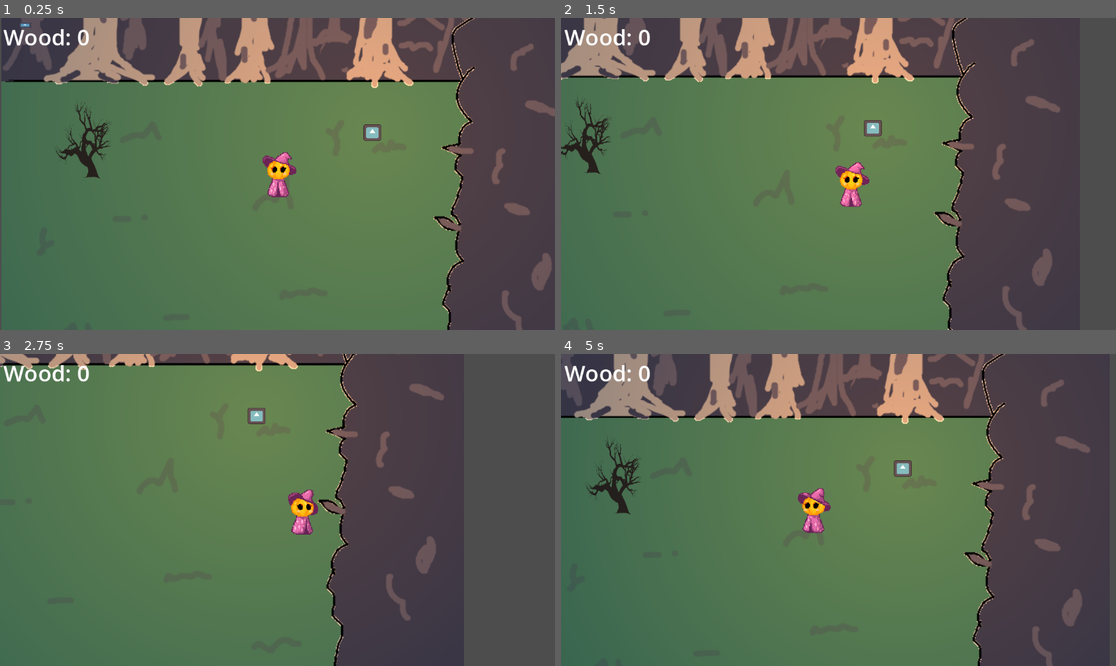
Above: before the commit, frames 1-4 (two rows, left to right).
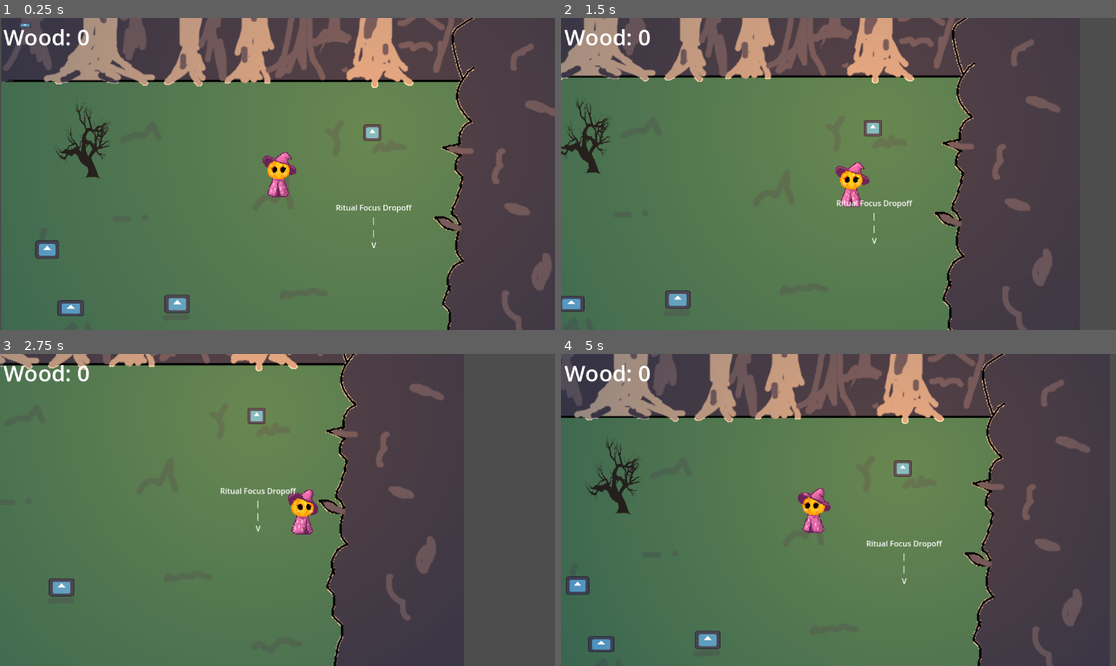
Above: after the commit, the same moments.

Repository: Gitguini/the-woods-are-watching
Game: Godot game, scene res://testMain.tscn
The game is run twice, just before and just after one commit, with the same random seed, the same clock (stepped at 60 frames per second) and the same inputs. The engine's default icon, where the game draws it, is replaced by a stand-in: a white triangle on a blue panel in a dark square.
Inputs:
- Up to frame 1 (0.25 s): no input
- Up to frame 2 (1.5 s): tap Enter at 0.5 s; hold D (move_right) 0.53-1.28 s; hold S (move_down) from 1.28 s (still down)
- Up to frame 3 (2.75 s): release S (move_down) at 2.03 s; hold D (move_right) from 2.03 s (still down)
- Up to frame 4 (5 s): release D (move_right) at 2.78 s; hold W (move_up) 2.78-3.53 s; hold Left (move_left) from 3.53 s (still down)

The runs differ from the first frame. In frame 1, 0.9% of the frame differs, in the area x 6-75%, y 59-96%; in frame 2, 0.7%; in frame 3, 0.5%; in frame 4, 0.9%, in the area x 0-69%, y 59-96%.

Commit message:
Prototyped Ritual Foci
Added a new scene type, "objective_collectible," and a set of arrays in Global for tracking which objectives are held and which have been "turned in." Also added an objective dropoff point scene, which transfers collectibles from Held to Collected and can theoretically be the "win the game" mechanism.

Diff:
--- a/TheWoodsAreWatching/Global.gd
+++ b/TheWoodsAreWatching/Global.gd
@@ -2,3 +2,6 @@
 
 var wood: int = 0
 signal wood_changed(new_wood)
+
+var heldObjectives = [0, 0, 0]
+var collectedObjectives = [0, 0, 0]
--- /dev/null
+++ b/TheWoodsAreWatching/objective_collectible.gd
@@ -0,0 +1,11 @@
+extends Area2D
+
+@export var Type = 0
+
+func _ready():
+	connect("body_entered", Callable(self, "_on_body_entered"))
+
+func _on_body_entered(body):
+	if body.name == "Player":
+		Global.heldObjectives[Type] = 1
+		queue_free()
--- /dev/null
+++ b/TheWoodsAreWatching/objective_collectible.tscn
@@ -0,0 +1,18 @@
+[gd_scene load_steps=4 format=3 uid="uid://cue2r6iw5wum6"]
+
+[ext_resource type="Script" uid="uid://dj0nhdobt0r58" path="res://objective_collectible.gd" id="1_44av5"]
+[ext_resource type="PackedScene" uid="uid://dqfrkriykhcw" path="res://world_item_manager.tscn" id="2_yerui"]
+
+[sub_resource type="CapsuleShape2D" id="CapsuleShape2D_8umoq"]
+radius = 8.0
+height = 36.87
+
+[node name="ObjectiveCollectible" type="Area2D"]
+script = ExtResource("1_44av5")
+
+[node name="WorldItemManager" parent="." instance=ExtResource("2_yerui")]
+
+[node name="CollisionShape2D" type="CollisionShape2D" parent="."]
+position = Vector2(0, 5)
+rotation = 1.5708
+shape = SubResource("CapsuleShape2D_8umoq")
--- /dev/null
+++ b/TheWoodsAreWatching/objective_dropoff_point.gd
@@ -0,0 +1,31 @@
+extends Area2D
+
+
+
+func _ready() -> void:
+	connect("body_entered", Callable(self, "_on_body_entered"))
+
+
+func _on_body_entered(body):
+
+	if (body.name == "Player"):
+
+		var EverythingCollected = true
+
+		#transfer global "items held" to "items collected"
+		for n in range(3):
+			if Global.heldObjectives[n] == 1:
+				print("Dropping objective number ", n)
+				Global.heldObjectives[n] = 0
+				Global.collectedObjectives[n] = 1
+
+			#if any objectives are not collected, we do not win
+			if Global.collectedObjectives[n] == 0:
+				EverythingCollected = false
+
+		#if all objectives are collected, win the game (we'll figure out sceneTree stuff later.)
+		#Hello, future me, figuring out SceneTree stuff.
+		#or maybe hello fellow programmer
+		#idk who'll do that
+		if EverythingCollected:
+			print("You Have Won!!!!!!!!!!!!!!!1!!!11!")
--- /dev/null
+++ b/TheWoodsAreWatching/objective_dropoff_point.tscn
@@ -0,0 +1,29 @@
+[gd_scene load_steps=4 format=3 uid="uid://brxypatsocv8n"]
+
+[ext_resource type="Script" uid="uid://dnu0i4je7qq26" path="res://objective_dropoff_point.gd" id="1_k1ftg"]
+[ext_resource type="PackedScene" uid="uid://dqfrkriykhcw" path="res://world_item_manager.tscn" id="1_tee7p"]
+
+[sub_resource type="CapsuleShape2D" id="CapsuleShape2D_k1ftg"]
+radius = 30.28
+height = 111.56
+
+[node name="ObjectiveDropoffPoint" type="Area2D"]
+script = ExtResource("1_k1ftg")
+
+[node name="WorldItemManager" parent="." instance=ExtResource("1_tee7p")]
+
+[node name="CollisionShape2D" type="CollisionShape2D" parent="."]
+position = Vector2(0, 15)
+rotation = 1.5708
+shape = SubResource("CapsuleShape2D_k1ftg")
+
+[node name="Label" type="Label" parent="."]
+offset_left = -79.0
+offset_top = -119.0
+offset_right = 79.0
+offset_bottom = -18.0
+text = "Ritual Focus Dropoff
+|
+|
+V"
+horizontal_alignment = 1
--- a/TheWoodsAreWatching/testMain.tscn
+++ b/TheWoodsAreWatching/testMain.tscn
@@ -7,6 +7,9 @@
 [ext_resource type="PackedScene" uid="uid://dlhg8qxhwsm2a" path="res://fire.tscn" id="4_5haja"]
 [ext_resource type="PackedScene" uid="uid://b12342p7kb016" path="res://wall.tscn" id="6_w1t20"]
 [ext_resource type="Texture2D" uid="uid://brt2q321qm1o" path="res://PlaceHolderTreeFromGoogle.webp" id="7_j5va5"]
+[ext_resource type="PackedScene" uid="uid://cue2r6iw5wum6" path="res://objective_collectible.tscn" id="8_wwql1"]
+[ext_resource type="Texture2D" uid="uid://bbxt7w0eg6tvp" path="res://icon.svg" id="9_getfk"]
+[ext_resource type="PackedScene" uid="uid://brxypatsocv8n" path="res://objective_dropoff_point.tscn" id="10_o0oog"]
 
 [node name="TestMain" type="Node2D"]
 
@@ -44,3 +47,29 @@
 position = Vector2(119, 235)
 scale = Vector2(0.256836, 0.438477)
 texture = ExtResource("7_j5va5")
+
+[node name="objective1" parent="." instance=ExtResource("8_wwql1")]
+position = Vector2(45, 466)
+
+[node name="Sprite2D" type="Sprite2D" parent="objective1"]
+scale = Vector2(0.382813, 0.296875)
+texture = ExtResource("9_getfk")
+
+[node name="objective2" parent="." instance=ExtResource("8_wwql1")]
+position = Vector2(94, 588)
+Type = 1
+
+[node name="Sprite2D" type="Sprite2D" parent="objective2"]
+scale = Vector2(0.429688, 0.257813)
+texture = ExtResource("9_getfk")
+
+[node name="objective3" parent="." instance=ExtResource("8_wwql1")]
+position = Vector2(315, 579)
+Type = 2
+
+[node name="Sprite2D" type="Sprite2D" parent="objective3"]
+scale = Vector2(0.414063, 0.296875)
+texture = ExtResource("9_getfk")
+
+[node name="ObjectiveDropoffPoint" parent="." instance=ExtResource("10_o0oog")]
+position = Vector2(723, 486)
Not shown, added: TheWoodsAreWatching/objective_collectible.gd.uid
Not shown, added: TheWoodsAreWatching/objective_dropoff_point.gd.uid
Not shown: 1 places in TheWoodsAreWatching/testMain.tscn that only renumber resources
